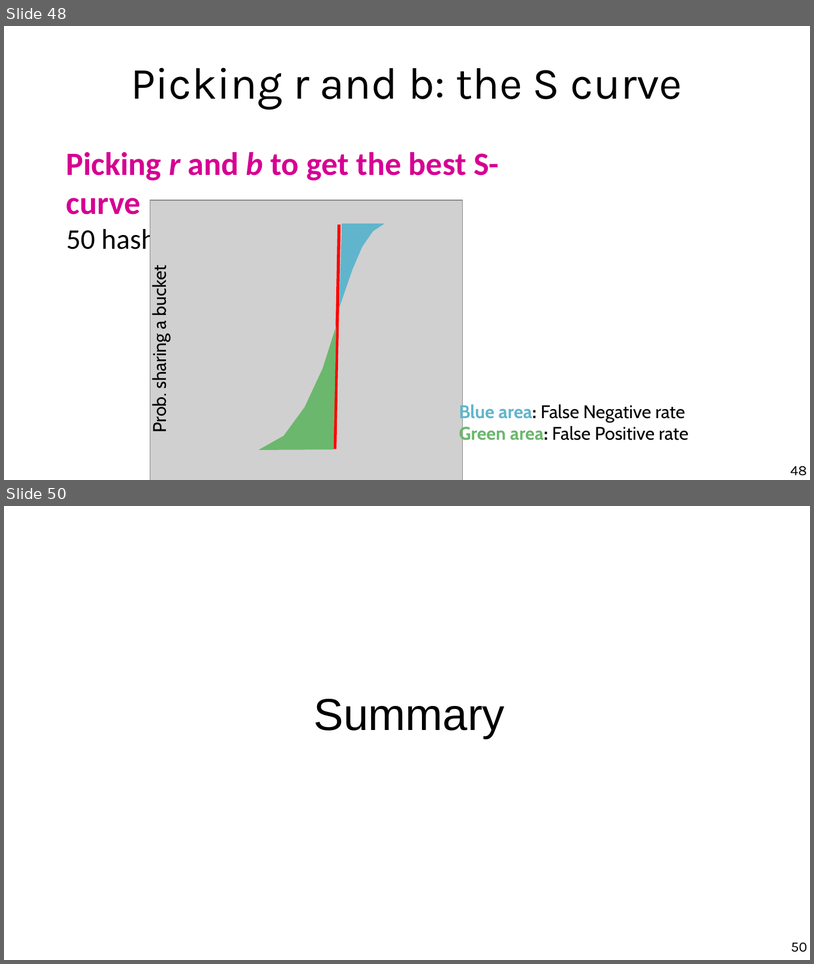
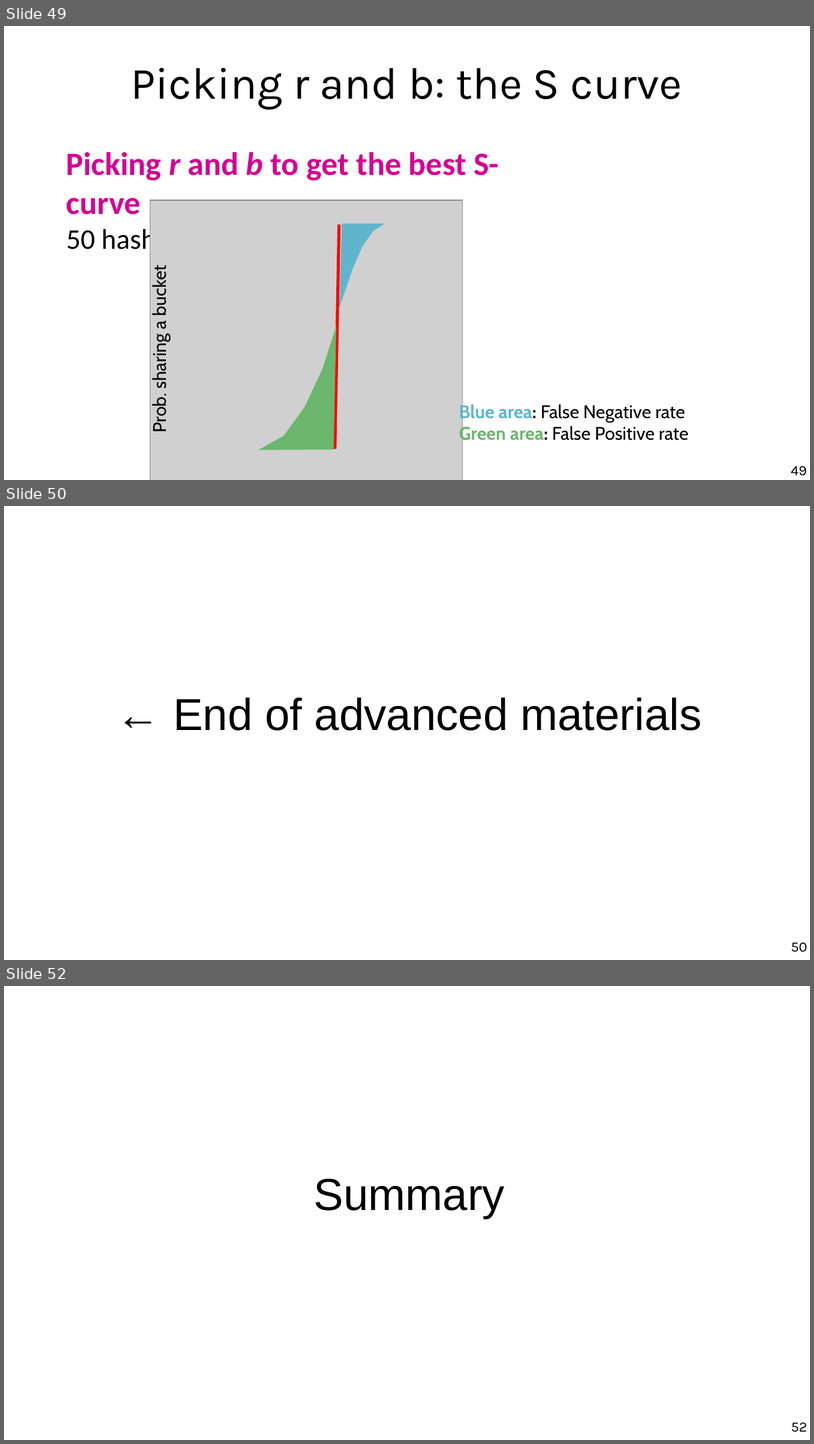
Before and after one commit to marco-calautti/data-mining-course, a slide deck: theory/tt04_near_duplicates.odp. Shown one above the other, each under a label of ours: slides 48 and 50 before the commit, slides 49, 50 and 52 after it; the slides between them are not shown. The pictures are 814x964 and 814x1444 pixels, drawn with LibreOffice and Linux fonts; fonts in the diff are those of the drawing; grey boxes stand for pictures. Boxes give left, top, right and bottom in pixels: in the first picture for what was removed or moved away, otherwise in the second. Text is boxed around its words. In the diff, an @@ line names an element or a change of style, - is before the commit and + after.

Commit message:
Small adjustments, optional materials

```diff
--- a/theory/tt04_near_duplicates.odp
+++ b/theory/tt04_near_duplicates.odp
@@ slide 50 added at (x1=4, y1=506, x2=810, y2=960), background #FFFFFF @@
@@ title added at (x1=173, y1=697, x2=702, y2=730), 44 pt, text #000000 @@
+← End of advanced materials
@@ page number added at (x1=791, y1=942, x2=807, y2=952), 14 pt, text #000000 @@
+50
@@ what was slide 48 is now slide 49 @@
@@ page number at (x1=791, y1=466, x2=807, y2=475): text changed @@
-48
+49
@@ what was slide 50 is now slide 52 @@
@@ page number at (x1=791, y1=1422, x2=807, y2=1432): text changed @@
-50
+52
```
Also in this commit, not shown: 4 slides changed, 1 other slide added, 3 other files.
